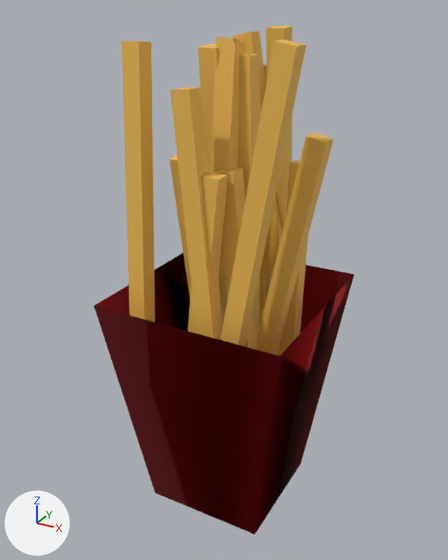
What one commit did to the glTF model public/modelos/papas.glb.
The view is the same before and after, from a 50 mm camera at (0.0884, -0.1657, 0.165) aimed at (-0.0024, -0.0006, 0.0824). The axes (+X, +Y, +Z) are drawn at lower left. The lights are the same throughout. The first picture is the older version. Vertices at exactly the same position are counted once.
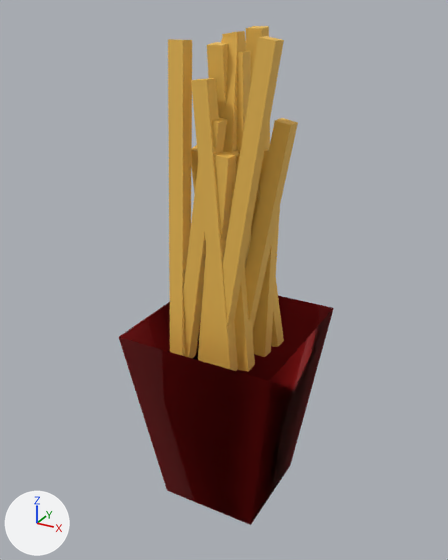
What differs and where, as boxes (x1, y1, x2, y2) in the pictures (448 x 560 px; the box of a moved part takes in the faces that stretch with it):
'Mesh_0', reshaped (17% narrower): before (94, 26, 354, 534); after (119, 26, 334, 525)
part 1 of me_mesh_0, moved or reshaped: before (277, 160, 308, 356); after (253, 149, 280, 357)
part 2 of me_mesh_0, moved or reshaped: before (170, 87, 223, 340); after (227, 150, 255, 372)
part 3 of me_mesh_0, moved or reshaped: before (198, 44, 218, 171); after (207, 42, 228, 115)
part 4 of me_mesh_0, moved or reshaped: before (217, 168, 257, 350); after (191, 78, 238, 371)
part 5 of me_mesh_0, moved or reshaped: before (188, 171, 228, 333); after (198, 152, 237, 363)
part 6 of me_mesh_0, moved or reshaped: before (211, 42, 245, 324); after (219, 39, 245, 152)
part 7 of me_mesh_0, moved or reshaped: before (216, 37, 239, 43); after (222, 37, 237, 40)
part 8 of me_mesh_0, moved or reshaped (not visible afterwards): before (259, 65, 270, 328)
part 9 of me_mesh_0, moved or reshaped: before (122, 41, 155, 322); after (168, 39, 192, 356)
part 10 of me_mesh_0, moved or reshaped: before (234, 31, 282, 282); after (222, 31, 284, 347)
part 11 of me_mesh_0, moved or reshaped: before (266, 26, 292, 232); after (246, 26, 270, 192)
part 12 of me_mesh_0, moved or reshaped: before (238, 54, 260, 339); after (237, 51, 251, 257)
part 13 of me_mesh_0, moved or reshaped (mostly hidden afterwards): before (170, 155, 191, 296); after (191, 145, 198, 193)
part 14 of me_mesh_0, moved or reshaped: before (256, 133, 333, 355); after (245, 118, 298, 331)
part 15 of me_mesh_0, moved or reshaped: before (220, 40, 306, 346); after (207, 36, 284, 366)
part 16 of me_mesh_0, added (orange): after (183, 118, 227, 358)
part 17 of me_mesh_0, added (mostly hidden): after (236, 154, 240, 171)
part 18 of me_mesh_0, moved or reshaped: before (94, 253, 354, 534); after (119, 296, 334, 525)

Patch to the scene script:
```diff
--- a/public/modelos/papas.glb.py
+++ b/public/modelos/papas.glb.py
@@ me_mesh_0 @@
-me_mesh_0.from_pydata(...)  # 137 vertices, 204 faces; spans x -0.032..0.033, y -0.032..0.032, z 0.0..0.16
+me_mesh_0.from_pydata(...)  # 153 vertices, 228 faces; spans x -0.027..0.027, y -0.027..0.027, z 0.0..0.16
+# me_mesh_0 part 1: the loose piece of 8 vertices spanning x 0.015..0.02, y 0.005..0.016, z 0.04..0.121 is scaled about its middle by (0.846, 0.817, 0.848), then moved by (-0.008, -0.004, 0.01)
+# me_mesh_0 part 2: the loose piece of 8 vertices spanning x -0.005..0.011, y -0.025..-0.019, z 0.04..0.146 is scaled about its middle by (0.723, 0.846, 0.668), then moved by (0.003, 0.014, -0.001)
+# me_mesh_0 part 3: the loose piece of 8 vertices spanning x -0.005..0.001, y -0.011..0.007, z 0.04..0.156 is scaled about its middle by (0.846, 0.807, 0.864), then moved by (0.001, 0.001, 0.008)
+# me_mesh_0 part 4: the loose piece of 8 vertices spanning x 0.003..0.018, y -0.016..-0.01, z 0.04..0.123 is scaled about its middle by (0.893, 0.846, 1.09), then moved by (-0.009, 0.001, 0.02)
+# me_mesh_0 part 5: the loose piece of 8 vertices spanning x -0.006..0.008, y -0.023..-0.018, z 0.04..0.123 is scaled about its middle by (0.804, 0.846, 0.85), then moved by (0.0, 0.009, 0.01)
+# me_mesh_0 part 6: the loose piece of 8 vertices spanning x 0.0..0.006, y -0.02..-0.004, z 0.04..0.157 is scaled about its middle by (0.846, 0.808, 0.864), then moved by (-0.001, 0.005, 0.008)
+# me_mesh_0 part 7: the loose piece of 8 vertices spanning x -0.012..-0.006, y -0.003..0.018, z 0.04..0.157 is scaled about its middle by (0.846, 0.803, 0.864), then moved by (0.004, -0.003, 0.008)
+# me_mesh_0 part 8: the loose piece of 8 vertices spanning x -0.001..0.005, y 0.012..0.028, z 0.04..0.148 is scaled about its middle by (0.846, 0.808, 0.861), then moved by (-0.001, -0.009, 0.009)
+# me_mesh_0 part 9: the loose piece of 8 vertices spanning x -0.025..-0.019, y -0.025..-0.012, z 0.04..0.156 is scaled about its middle by (0.846, 0.818, 0.863), then moved by (0.01, 0.008, 0.008)
+# me_mesh_0 part 10: the loose piece of 8 vertices spanning x -0.008..0.019, y 0.016..0.022, z 0.04..0.158 is scaled about its middle by (0.801, 0.846, 0.866), then moved by (-0.002, -0.008, 0.008)
+# me_mesh_0 part 11: the loose piece of 8 vertices spanning x 0.004..0.01, y 0.013..0.031, z 0.04..0.16 is scaled about its middle by (0.846, 0.807, 0.865), then moved by (-0.003, -0.009, 0.008)
+# me_mesh_0 part 12: the loose piece of 8 vertices spanning x 0.003..0.012, y -0.007..-0.001, z 0.04..0.153 is scaled about its middle by (0.837, 0.846, 0.862), then moved by (-0.003, 0.002, 0.008)
+# me_mesh_0 part 13: the loose piece of 8 vertices spanning x -0.021..-0.015, y -0.003..0.019, z 0.04..0.122 is scaled about its middle by (0.846, 0.792, 0.851), then moved by (0.008, -0.003, 0.01)
+# me_mesh_0 part 14: the loose piece of 8 vertices spanning x 0.009..0.033, y -0.011..-0.005, z 0.04..0.134 is scaled about its middle by (0.795, 0.846, 0.857), then moved by (-0.009, 0.003, 0.009)
+# me_mesh_0 part 15: the loose piece of 8 vertices spanning x 0.003..0.03, y -0.024..-0.019, z 0.04..0.158 is scaled about its middle by (0.802, 0.846, 0.866), then moved by (-0.007, 0.009, 0.008)
+# me_mesh_0 part 16: the loose piece of 8 vertices spanning x 0.003..0.012, y -0.007..-0.001, z 0.04..0.153 is copied, and the copy is turned 10 degrees about the y axis through its middle and scaled by 0.714, then moved by (-0.013, -0.007, 0.0); it spans x -0.014..0.003, y -0.014..-0.009, z 0.056..0.137
+# me_mesh_0 part 17: the loose piece of 8 vertices spanning x 0.003..0.012, y -0.007..-0.001, z 0.04..0.153 is copied, and the copy is turned 5.8 degrees about the y axis through its middle and scaled by 0.615, then moved by (-0.003, -0.001, -0.006); it spans x -0.001..0.009, y -0.007..-0.002, z 0.056..0.126
+# me_mesh_0 part 18: 8 vertices removed from x -0.032..0.032, y -0.032..0.032, z 0.0..0.079; 8 vertices added at x -0.027..0.027, y -0.027..0.027, z 0.0..0.067
+# other edits to the shape of me_mesh_0 do not show in these pictures
 me_mesh_0.materials.append(mat_cartonrojo)
```
